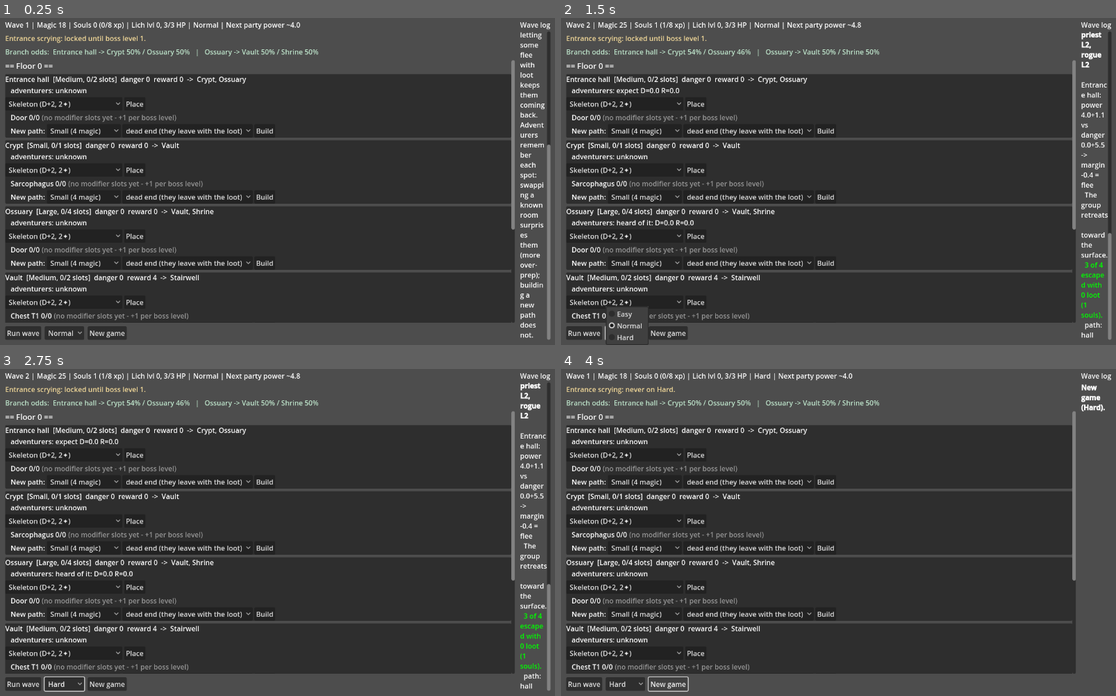
Above: before the commit, frames 1-4 (two rows, left to right).
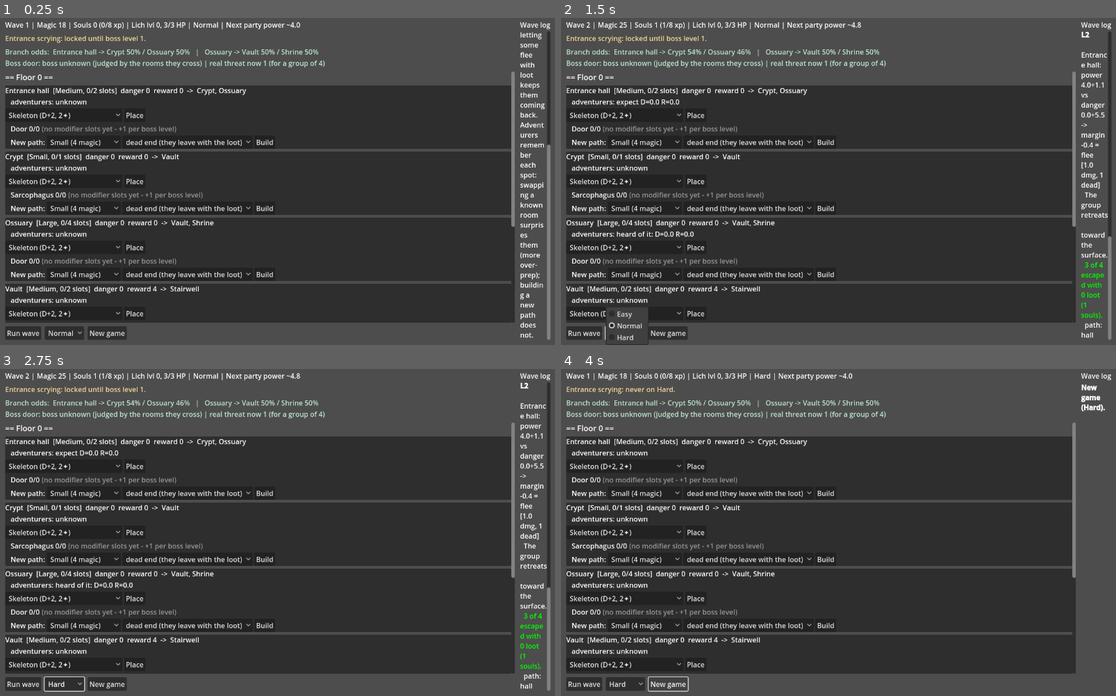
Above: after the commit, the same moments.

Repository: DrWeeny/dungeon_boss
Game: Godot game, scene res://scenes/main.tscn
Two runs of this game, one before a commit and one after it. Both use one fixed random seed, a clock stepped at 60 frames per second and the inputs below.
Inputs:
- Up to frame 1 (0.25 s): no input
- Up to frame 2 (1.5 s): click "Run wave" at 0.5 s; click "Normal" at 1.25 s
- Up to frame 3 (2.75 s): click "Normal" at 2 s
- Up to frame 4 (4 s): click "New game" at 2.75 s; click "New game" at 3.5 s

The runs differ from the first frame. In frame 1, 14% of the frame differs, in the area x 0-93%, y 12-93%; in frame 2, 15%; in frame 3, 15%, in the area x 0-100%, y 4-93%; in frame 4, 14%.

Commit message:
Add boss-door decision, decimal wounds and lich dungeon army
- Boss door: the group compares its level with the believed boss threat
  (reported by survivors, else average room danger crossed) and goes in
  with 85/50/25% (higher/equal/lower), lowered by loot satisfaction and
  wounds. Inside it sees the real threat (level needed to kill the boss
  in the n-1 rounds it survives) and may still run; survivors report it.
- Room losses are decimal member-equivalents accumulated as wounds:
  every full point kills the weakest member, the fraction lowers power.
  Healing / rest specials heal on a won room.
- Lich power-up at boss level 4: dungeon kills also raise zombies.

Co-Authored-By: Claude Opus 5 <noreply@anthropic.com>

Diff:
--- a/scripts/core/adventurer_knowledge.gd
+++ b/scripts/core/adventurer_knowledge.gd
@@ -12,6 +12,8 @@
 
 ## Survivors report roughly this fraction of what they actually experienced.
 const REPORT_RATE := 0.5
+## A group that vanished still leaves rumours, at this (lower) rate.
+const RUMOUR_RATE := 0.25
 ## A full party wipe multiplies that spot's believed dangerosity for the next wave.
 const WIPE_MULT := 2.0
 ## A "worth it" reward found later on the path scales down the believed danger
@@ -60,6 +62,9 @@
 var combos: Dictionary = {}      # combo_key -> Belief
 var unpredictability: float = 0.0
 var surprises_this_wave: int = 0
+## What they believe the boss is (threat in level units), once someone has seen it.
+var boss_known: bool = false
+var boss_threat: float = 0.0
 
 
 func location(node_id: String) -> Belief:
@@ -141,6 +146,21 @@
 	b.expected_key = v.key
 
 
+## Someone saw the boss (or vanished in its room): blend the real threat in.
+func report_boss(real_threat: float, rate: float) -> void:
+	if not boss_known:
+		boss_threat = real_threat * rate
+		boss_known = true
+	else:
+		boss_threat = lerpf(boss_threat, real_threat, rate)
+
+
+func describe_boss() -> String:
+	if not boss_known:
+		return "boss unknown (judged by the rooms they cross)"
+	return "boss reported as threat ~%.1f" % boss_threat
+
+
 ## Called once per wave so old scares (and old grudges) do not dominate forever.
 func decay() -> void:
 	for dict in [locations, combos]:
--- a/scripts/core/boss.gd
+++ b/scripts/core/boss.gd
@@ -8,6 +8,7 @@
 var level: int = 0
 var hp: int = 0
 var shield: int = 0     # meat shield (zombies); absorbs damage before hp
+
 
 
 func _init(p_profile: BossProfile) -> void:
@@ -45,6 +46,14 @@
 	shield += n
 
 
+## What a group of `party_size` sizes up when it sees the boss: the adventurer
+## level needed to kill it before it kills them. The boss strikes first each
+## round, so n members get n-1 damage rounds of (level - skill) each.
+func threat_level(party_size: int) -> int:
+	var rounds := maxi(party_size - 1, 1)
+	return ceili(float(hp + shield) / rounds) + profile.combat_skill
+
+
 func describe() -> String:
 	return "%s lvl %d, %d/%d HP%s" % [profile.display_name, level, hp, max_hp(),
 		" + %d shield" % shield if shield > 0 else ""]
--- a/scripts/core/game_session.gd
+++ b/scripts/core/game_session.gd
@@ -173,6 +173,10 @@
 	# Harvest and grow.
 	magic += res.magic_gained + MAGIC_PER_WAVE - res.magic_spent
 	souls += res.souls
+	var dungeon_kills := res.souls - res.boss_kills
+	if dungeon_army_active() and dungeon_kills > 0:
+		boss.add_shield(dungeon_kills * boss.profile.shield_per_kill)
+		events.append("%d dungeon dead rise to join the army (shield %d)." % [dungeon_kills, boss.shield])
 	_apply_boss_levels()
 	boss.regen()
 
@@ -187,6 +191,12 @@
 		game_over = true
 	wave += 1
 	return res
+
+
+## Late-game lich power-up: the dungeon's own dead join the shield.
+func dungeon_army_active() -> bool:
+	var lvl := boss.profile.dungeon_army_level
+	return lvl >= 0 and boss.level >= lvl
 
 
 func _apply_boss_levels() -> void:
@@ -201,6 +211,8 @@
 		events.append("Boss level %d: +%d HP, +1 modifier slot everywhere, chests +1 tier." % [boss.level, boss.profile.hp_per_level])
 		if boss.level == SCRYING_LEVEL and difficulty == Difficulty.NORMAL:
 			events.append("Scrying unlocked: the entrance now shows the next group.")
+		if boss.level == boss.profile.dungeon_army_level:
+			events.append("Power-up: from now on everyone who dies in the dungeon rises to guard the boss.")
 		if boss.level % FLOOR_EVERY_LEVELS == 0:
 			var f := graph.insert_floor(boss.level)
 			events.append("The dungeon grows: %s inserted above the boss." % f.depth_label())
--- a/scripts/core/party.gd
+++ b/scripts/core/party.gd
@@ -4,9 +4,15 @@
 ## An adventurer group. For the POC it is a single scalar power stat plus a class
 ## mix and per-member levels. The class mix is only used by the monster-attraction
 ## system; member levels matter in the boss fight (highest level alive = damage).
+##
+## Damage is decimal, in member-equivalents: it accumulates as `wounds`; every
+## full point kills the weakest member, the fraction left over is walking wounded
+## (lower power, less appetite for the boss). Healing specials reduce wounds.
 
 const CLASSES: Array[String] = ["warrior", "mage", "priest", "rogue"]
 const POWER_PER_MEMBER := 1.0
+## Power lost per point of wounds (a fully wounded member fights at half strength).
+const WOUND_POWER := 0.5
 ## Member level = wave +/- this much (never below 1).
 const LEVEL_SPREAD := 1
 
@@ -15,14 +21,15 @@
 var base_power: float = 4.0
 var classes: Array[String] = []
 var member_levels: Array[int] = []    # sorted ascending; the weakest die first
+var wounds: float = 0.0               # 0 <= wounds < 1 between kills
 var loot: float = 0.0
 var alive: bool = true
 var members_lost: int = 0
 
 
-## Scalar power the opposed roll uses. Shrinks as members die.
+## Scalar power the opposed roll uses. Shrinks as members die or get hurt.
 func power() -> float:
-	return base_power + POWER_PER_MEMBER * size
+	return base_power + POWER_PER_MEMBER * size - WOUND_POWER * wounds
 
 
 ## Highest-level adventurer still standing (0 when nobody is).
@@ -30,11 +37,32 @@
 	return member_levels[member_levels.size() - 1] if member_levels.size() > 0 else 0
 
 
+func avg_level() -> float:
+	if member_levels.is_empty():
+		return 0.0
+	return float(levels_alive()) / member_levels.size()
+
+
 func levels_alive() -> int:
 	var total := 0
 	for l in member_levels:
 		total += l
 	return total
+
+
+## Decimal damage in member-equivalents. Returns how many members it killed.
+func apply_damage(amount: float) -> int:
+	wounds += maxf(amount, 0.0)
+	var kills := floori(wounds)
+	wounds -= kills
+	lose_members(kills)
+	if not alive:
+		wounds = 0.0
+	return kills
+
+
+func heal(amount: float) -> void:
+	wounds = maxf(wounds - amount, 0.0)
 
 
 func lose_members(n: int) -> void:
@@ -52,7 +80,8 @@
 	var members: Array[String] = []
 	for i in size:
 		members.append("%s L%d" % [classes[i], member_levels[i]])
-	return "%d adventurers (power %.1f): %s" % [size, power(), ", ".join(members)]
+	return "%d adventurers (power %.1f%s): %s" % [size, power(),
+		", wounds %.1f" % wounds if wounds > 0.05 else "", ", ".join(members)]
 
 
 ## Spawn a party for a wave. `class_bias` maps class -> weight derived from the
--- a/scripts/core/room.gd
+++ b/scripts/core/room.gd
@@ -88,6 +88,14 @@
 	return r
 
 
+## Wounds a party recovers here after winning the room (healing / rest specials).
+func heal() -> float:
+	var h := 0.0
+	for c in contents:
+		h += c.heal
+	return h
+
+
 ## Identity of this room's content combination. Adventurer knowledge is keyed by
 ## this, so moving a combo to another node carries its reputation with it.
 func combo_key() -> String:
--- a/scripts/core/wave_sim.gd
+++ b/scripts/core/wave_sim.gd
@@ -6,6 +6,10 @@
 ## - Every room is resolved by ONE opposed roll, not simulated combat:
 ##       GroupPower + Roll_g   vs   RoomDangerosity + Roll_r
 ##   and the margin picks an outcome tier: clean win / win with losses / flee / wipe.
+##   Losses are decimal (member-equivalents): see Party.apply_damage.
+## - At the boss door the party decides whether to go in, from what it believes
+##   the boss is; inside, it discovers the real threat and may still turn back.
+## - The boss fight is a round loop driven by BossProfile numbers.
 ## - Afterwards, survivors (or the wipe) update AdventurerKnowledge.
 ## All thresholds are POC placeholders; tune them here.
 
@@ -22,9 +26,10 @@
                               # 0 <= margin < CLEAN       -> win with losses
 const FLEE_MARGIN := -4.0     # FLEE <= margin < 0        -> flee (they saw it coming)
                               # margin < FLEE             -> wipe
-## Members lost on a win-with-losses / flee outcome.
-const LOSSES_ON_WIN := 1
-const LOSSES_ON_FLEE := 1
+## Damage on a win-with-losses scales from ~0 (just under clean) to this at margin 0,
+## in member-equivalents; a flee costs a flat amount on the way out.
+const DAMAGE_AT_ZERO_MARGIN := 1.0
+const DAMAGE_ON_FLEE := 1.0
 
 ## Junction weighting.
 const BASE_WEIGHT := 1.0
@@ -33,6 +38,20 @@
 const DANGER_WEIGHT := 0.12       # per point of believed danger, weight down
 const REWARD_WEIGHT := 0.10       # per point of believed reward, weight up
 const MIN_WEIGHT := 0.05
+
+## Boss door: chance to go in by group level vs believed boss threat level ...
+const APPROACH_HIGHER := 0.85
+const APPROACH_EQUAL := 0.50
+const APPROACH_LOWER := 0.25
+## ... lowered by how satisfied they already are with their loot (0..1 of a target
+## of LOOT_TARGET_PER_LEVEL x total party levels) and by wounds.
+const LOOT_DETERRENT := 0.40
+const LOOT_TARGET_PER_LEVEL := 1.5
+const WOUND_DETERRENT := 0.15
+const MIN_APPROACH := 0.05
+## Before anyone has seen the boss, they judge it by the rooms they crossed:
+## believed boss threat = average room danger x this (a boss is worse than a room).
+const UNSEEN_BOSS_FACTOR := 1.5
 
 ## Souls and magic harvested per adventurer that dies in the dungeon.
 const MAGIC_PER_SOUL := 3
@@ -49,11 +68,15 @@
 	var roll_r: float
 	var margin: float
 	var outcome: WaveSim.Outcome
+	var damage: float = 0.0
+	var kills: int = 0
 	var note: String = ""
 
 	func describe() -> String:
 		var s := "%s: power %.1f+%.1f vs danger %.1f+%.1f -> margin %+.1f = %s" % [
 			room_name, group_power, roll_g, danger, roll_r, margin, WaveSim.OUTCOME_NAMES[outcome]]
+		if damage > 0.0:
+			s += " [%.1f dmg, %d dead]" % [damage, kills]
 		if note != "":
 			s += " (" + note + ")"
 		return s
@@ -64,14 +87,17 @@
 	var party: Party
 	var path: Array[String] = []
 	var encounters: Array = []   # of Encounter
+	var reached_boss_door: bool = false
 	var reached_boss: bool = false
+	var turned_back: bool = false   # at the door or after seeing the boss
 	var boss_defeated: bool = false
 	var bought_out: bool = false
 	var boss_rounds: int = 0
 	var boss_hp_lost: int = 0
+	var boss_kills: int = 0         # adventurers killed in the boss room
 	var souls: int = 0
 	var magic_gained: int = 0
-	var magic_spent: int = 0       # boss buy-out
+	var magic_spent: int = 0        # boss buy-out
 	var loot_taken: float = 0.0
 	var surprises: int = 0
 	var lines: Array[String] = []
@@ -84,8 +110,11 @@
 			return "The boss has fallen after %d round(s). Game over." % boss_rounds
 		if bought_out:
 			return "The boss bought them off for %d magic; %d walk away (%d souls)." % [magic_spent, party.size, souls]
-		if reached_boss:
+		if reached_boss and ended_in_wipe():
 			return "They reached the boss and were destroyed in %d round(s), costing %d HP: %d souls. Next group will over-prepare." % [boss_rounds, boss_hp_lost, souls]
+		if turned_back:
+			return "%d turned back from the boss with %.0f loot (%d souls)%s." % [party.size, loot_taken, souls,
+				" and will report what they saw" if reached_boss else ""]
 		if ended_in_wipe():
 			return "Full wipe: %d souls harvested. Next group will over-prepare." % souls
 		return "%d of %d escaped with %.0f loot (%d souls)." % [party.size, party.size + party.members_lost, loot_taken, souls]
@@ -97,6 +126,8 @@
 func _init(p_rng: RandomNumberGenerator = null) -> void:
 	rng = p_rng if p_rng != null else RandomNumberGenerator.new()
 
+
+# --- junctions --------------------------------------------------------------
 
 ## Weight of stepping into `node` for a party that believes `knowledge`.
 func branch_weight(node: DungeonGraph.DNode, knowledge: AdventurerKnowledge) -> float:
@@ -131,6 +162,42 @@
 			return options[i]
 	return options[options.size() - 1]
 
+
+# --- boss door --------------------------------------------------------------
+
+## How satisfied the group is with its loot, 0..1.
+func loot_satisfaction(party: Party) -> float:
+	var target := LOOT_TARGET_PER_LEVEL * maxf(float(party.levels_alive()), 1.0)
+	return clampf(party.loot / target, 0.0, 1.0)
+
+
+## Chance the group pushes on toward a boss it believes has `threat` level.
+func approach_probability(party: Party, threat: float) -> float:
+	var lvl := party.avg_level()
+	var base: float
+	if lvl > threat + 0.5:
+		base = APPROACH_HIGHER
+	elif lvl < threat - 0.5:
+		base = APPROACH_LOWER
+	else:
+		base = APPROACH_EQUAL
+	var p := base - LOOT_DETERRENT * loot_satisfaction(party) - WOUND_DETERRENT * party.wounds
+	return clampf(p, MIN_APPROACH, 1.0)
+
+
+## What they think the boss is before anyone has come back from it.
+func believed_boss_threat(knowledge: AdventurerKnowledge, encounters: Array) -> float:
+	if knowledge.boss_known:
+		return knowledge.boss_threat
+	if encounters.is_empty():
+		return 0.0
+	var total := 0.0
+	for e in encounters:
+		total += e.danger
+	return total / encounters.size() * UNSEEN_BOSS_FACTOR
+
+
+# --- rooms ------------------------------------------------------------------
 
 func resolve_room(node: DungeonGraph.DNode, party: Party, knowledge: AdventurerKnowledge) -> Encounter:
 	var room := node.room
@@ -157,12 +224,16 @@
 		e.outcome = Outcome.CLEAN_WIN
 	elif e.margin >= 0.0:
 		e.outcome = Outcome.WIN_WITH_LOSSES
+		e.damage = DAMAGE_AT_ZERO_MARGIN * (CLEAN_MARGIN - e.margin) / CLEAN_MARGIN
 	elif e.margin >= FLEE_MARGIN:
 		e.outcome = Outcome.FLEE
+		e.damage = DAMAGE_ON_FLEE
 	else:
 		e.outcome = Outcome.WIPE
 	return e
 
+
+# --- the wave ---------------------------------------------------------------
 
 func run(graph: DungeonGraph, knowledge: AdventurerKnowledge, party: Party,
 		boss: Boss, magic_available: int, wave: int) -> WaveResult:
@@ -171,43 +242,65 @@
 	res.party = party
 	res.lines.append("Wave %d: %s" % [wave, party.describe()])
 
-	var visited: Array = []   # {key, danger, reward} in order, for the knowledge update
+	var visited: Array = []   # {node_id, key, danger, reward} in order, for the knowledge update
 	var cur := graph.entry_id
 	while true:
 		var options := graph.next_of(cur)
 		if options.is_empty():
 			break
 		cur = choose_branch(options, graph, knowledge)
+		var node := graph.node_at(cur)
+
+		if node.kind == DungeonGraph.NodeKind.BOSS:
+			res.reached_boss_door = true
+			var believed := believed_boss_threat(knowledge, res.encounters)
+			var p := approach_probability(party, believed)
+			res.lines.append("  Boss door: they believe threat ~%.1f vs their lvl %.1f, loot %.0f -> %d%% to go in" % [
+				believed, party.avg_level(), party.loot, roundi(p * 100.0)])
+			if rng.randf() >= p:
+				res.turned_back = true
+				res.lines.append("  They turn back at the door.")
+				break
+			res.path.append(cur)
+			res.reached_boss = true
+			# Inside: the real thing.
+			var real := float(boss.threat_level(party.size))
+			var p2 := approach_probability(party, real)
+			res.lines.append("  They see the boss: real threat %.1f (%s) -> %d%% to fight" % [real, boss.describe(), roundi(p2 * 100.0)])
+			if rng.randf() >= p2:
+				res.turned_back = true
+				res.lines.append("  They run for it.")
+				break
+			_boss_fight(res, party, boss, magic_available)
+			visited.append({"node_id": node.id, "key": "boss", "danger": real * 3.0, "reward": float(res.magic_spent)})
+			break
+
 		res.path.append(cur)
-		var node := graph.node_at(cur)
-
-		if node.kind == DungeonGraph.NodeKind.BOSS:
-			res.reached_boss = true
-			_boss_fight(res, party, boss, magic_available)
-			visited.append({"node_id": node.id, "key": "boss", "danger": float(boss.max_hp() * 3), "reward": float(res.magic_spent)})
-			break
-
 		if node.room == null:
 			continue
 
 		var e := resolve_room(node, party, knowledge)
 		res.encounters.append(e)
 		visited.append({"node_id": node.id, "key": e.key, "danger": e.danger, "reward": e.reward})
-		res.lines.append("  " + e.describe())
 
 		var retreating := false
 		match e.outcome:
 			Outcome.CLEAN_WIN:
 				party.loot += e.reward
+				party.heal(node.room.heal())
 			Outcome.WIN_WITH_LOSSES:
-				party.lose_members(LOSSES_ON_WIN)
+				e.kills = party.apply_damage(e.damage)
 				party.loot += e.reward
+				party.heal(node.room.heal())
 			Outcome.FLEE:
-				party.lose_members(LOSSES_ON_FLEE)
-				res.lines.append("  The group retreats toward the surface.")
+				e.kills = party.apply_damage(e.damage)
 				retreating = true
 			Outcome.WIPE:
+				e.kills = party.size
 				party.lose_members(party.size)
+		res.lines.append("  " + e.describe())
+		if retreating:
+			res.lines.append("  The group retreats toward the surface.")
 		if retreating or not party.alive:
 			break
 
@@ -220,8 +313,12 @@
 	# Update what the next groups will believe.
 	if party.alive:
 		knowledge.report_survivors(visited, party.power())
+		if res.reached_boss:
+			knowledge.report_boss(float(boss.threat_level(party.size + party.members_lost)), AdventurerKnowledge.REPORT_RATE)
 	else:
 		knowledge.report_wipe(visited)
+		if res.reached_boss:
+			knowledge.report_boss(float(boss.threat_level(party.size + party.members_lost)), AdventurerKnowledge.RUMOUR_RATE)
 	res.lines.append("  " + res.summary())
 	if res.surprises > 0:
 		res.lines.append("  %d surprise(s): word spreads that this dungeon is unpredictable (+over-prep)." % res.surprises)
@@ -234,11 +331,12 @@
 ## the moment a round would kill it, if it can pay.
 func _boss_fight(res: WaveResult, party: Party, boss: Boss, magic_available: int) -> void:
 	var prof := boss.profile
-	res.lines.append("  BOSS ROOM: %s vs %s" % [boss.describe(), party.describe()])
+	res.lines.append("  BOSS FIGHT: %s vs %s" % [boss.describe(), party.describe()])
 	while party.alive and not boss.is_dead():
 		res.boss_rounds += 1
 		var killed := mini(prof.kills_per_round, party.size)
 		party.lose_members(killed)
+		res.boss_kills += killed
 		boss.add_shield(killed * prof.shield_per_kill)
 		if not party.alive:
 			res.lines.append("    round %d: the boss strikes, nobody is left standing." % res.boss_rounds)
@@ -259,6 +357,7 @@
 			dmg, boss.describe()])
 		if dmg == 0:
 			# Nobody left can scratch it; the boss finishes the rest.
+			res.boss_kills += party.size
 			party.lose_members(party.size)
 			res.lines.append("    They cannot hurt it. The boss finishes them.")
 	if boss.is_dead():
--- a/scripts/data/boss_profile.gd
+++ b/scripts/data/boss_profile.gd
@@ -24,6 +24,9 @@
 ## points of shield (zombies) that absorb damage before the boss's own HP.
 ## The army persists between waves.
 @export var shield_per_kill: int = 0
+## Late-game power-up: from this boss level on, adventurers killed anywhere in the
+## dungeon also join the shield. -1 = never.
+@export var dungeon_army_level: int = -1
 
 
 static func make(p_id: String, p_name: String, p_base_hp: int, p_hp_per_level: int,
@@ -43,7 +46,9 @@
 ## The POC boss: low health, but each adventurer it kills becomes a zombie
 ## (1 shield point) standing between the next blow and its phylactery.
 static func lich() -> BossProfile:
-	return make("lich", "Lich", 3, 1, 0, 1, 0, 1)
+	var b := make("lich", "Lich", 3, 1, 0, 1, 0, 1)
+	b.dungeon_army_level = 4
+	return b
 
 
 ## Future bosses, here only to show the rule set covers them (not selectable yet).
--- a/scripts/data/content_def.gd
+++ b/scripts/data/content_def.gd
@@ -16,6 +16,8 @@
 @export var reward: float = 0.0
 ## Magic spent to place it. Refunded on removal (free rearrangement between waves).
 @export var cost: int = 0
+## Wounds healed (member-equivalents) when a party wins the room. Specials only.
+@export var heal: float = 0.0
 ## Per-adventurer-class attraction weight, e.g. {"priest": 1.5}. Missing class = 1.0.
 ## Skews which classes show up in the *next* party, not where the party walks.
 @export var attraction: Dictionary = {}
--- a/scripts/data/content_library.gd
+++ b/scripts/data/content_library.gd
@@ -50,7 +50,10 @@
 		"mod_secret": [door], "mod_enigma": [door], "mod_lethal": [door],
 		"mod_gold": [chest], "mod_needle": [chest, door],
 	}
+	var heals := {"healing": 0.6, "rest": 0.4}
 	for d in list:
+		if heals.has(d.id):
+			d.heal = float(heals[d.id])
 		if mod_targets.has(d.id):
 			var arr: Array[int] = []
 			arr.assign(mod_targets[d.id])
--- a/scripts/ui/main.gd
+++ b/scripts/ui/main.gd
@@ -162,7 +162,8 @@
 			for i in node.next.size():
 				branch_strs.append("%s %d%%" % [s.graph.node_at(node.next[i]).label(), roundi(100.0 * ws[i] / total)])
 			parts.append("%s -> %s" % [node.label(), " / ".join(branch_strs)])
-	return "Branch odds:  " + "   |   ".join(parts)
+	return "Branch odds:  " + "   |   ".join(parts) + "\nBoss door: " + s.knowledge.describe_boss() \
+		+ " | real threat now %d (for a group of %d)" % [s.boss.threat_level(GameSession.PARTY_SIZE), GameSession.PARTY_SIZE]
 
 
 func _build_room_panel(node: DungeonGraph.DNode, s: GameSession) -> Control:
Not shown, changed: README.md
